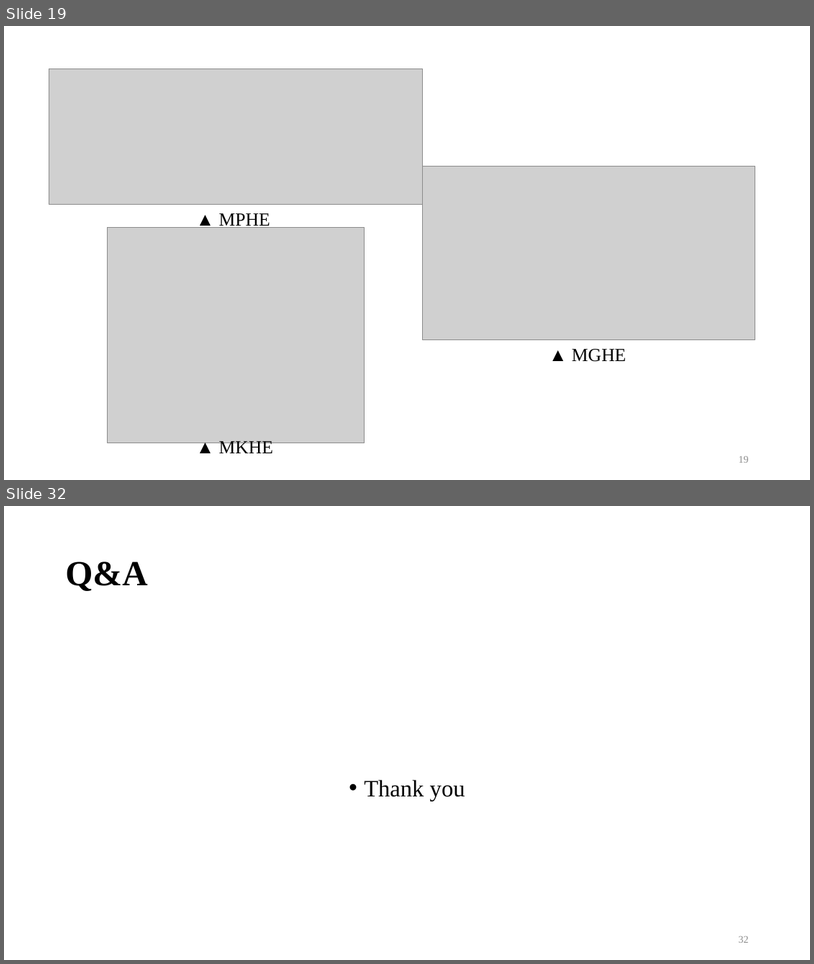
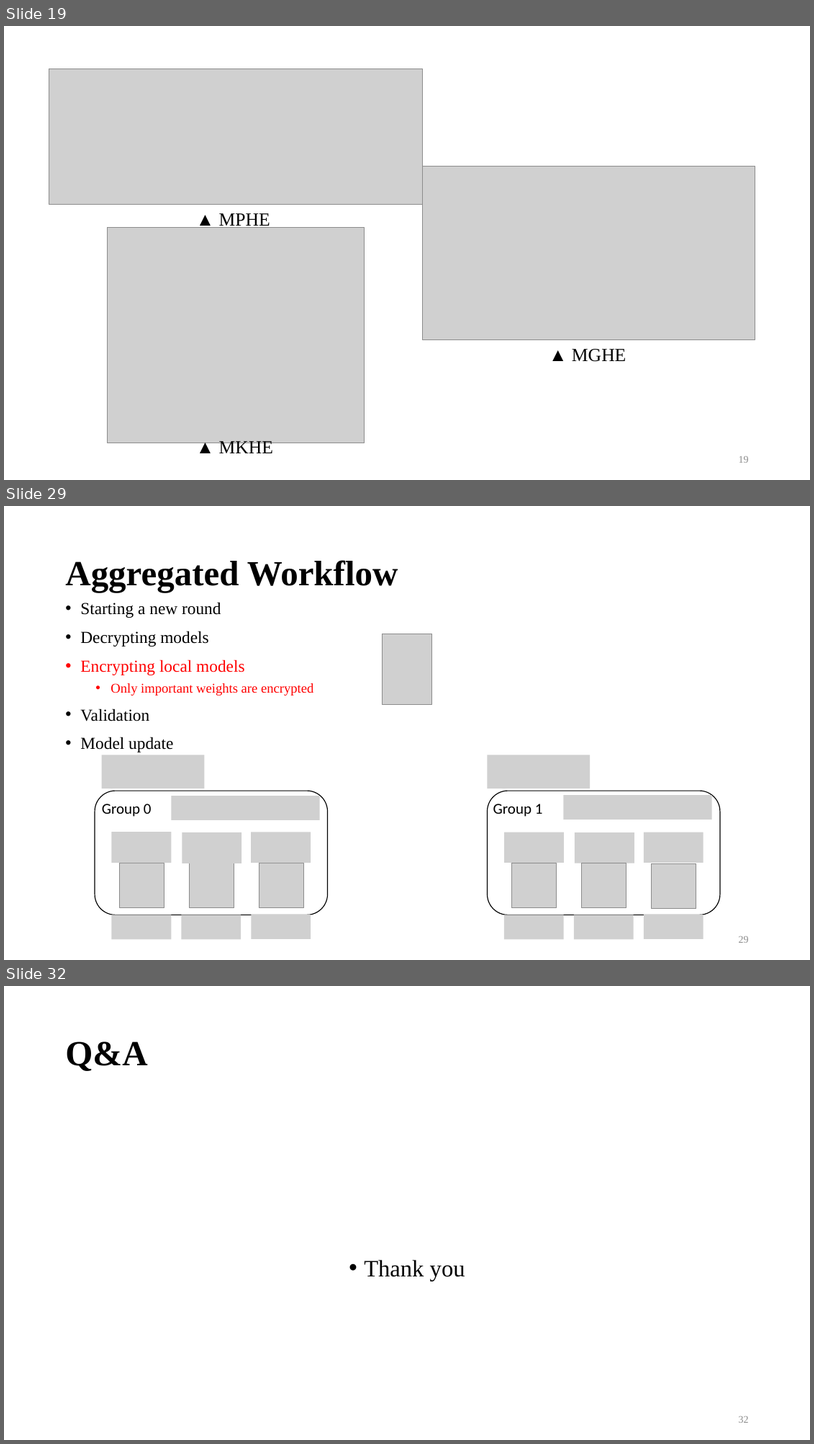
Before and after one commit to bernie6401/NTU_CNS, a slide deck: Final Project/Final Project.pptx. Shown one above the other, each under a label of ours: slides 19 and 32 before the commit, slides 19, 29 and 32 after it; the slides between them are not shown. The pictures are 814x964 and 814x1444 pixels, drawn with LibreOffice and Linux fonts; fonts in the diff are those of the drawing; grey boxes stand for pictures; background and template pictures are left out. Boxes give left, top, right and bottom in pixels: in the first picture for what was removed or moved away, otherwise in the second. Text is boxed around its words. In the diff, an @@ line names an element or a change of style, - is before the commit and + after.

```diff
--- a/Final Project/Final Project.pptx
+++ b/Final Project/Final Project.pptx
@@ slide 29 added at [4,506,810,960], background #FFFFFF @@
@@ title added at [65,560,399,592], 42 pt, text #000000, bold @@
+Aggregated Workflow
@@ text added at [80,602,314,752], 20 pt, text #000000 @@
+• Starting a new round
+• Decrypting models
+• Encrypting local models
+  • Only important weights are encrypted
+• Validation
+• Model update
@@ picture added at [382,633,432,705] @@
@@ picture added at [101,754,204,788] @@
@@ picture added at [487,754,590,788] @@
@@ rounded rectangle added at [95,790,328,914], outline #000000 1 pt @@
@@ text added at [102,803,152,816], 18 pt, text #000000 @@
+Group 0
@@ picture added at [172,795,320,820] @@
@@ rounded rectangle added at [487,790,720,914], outline #000000 1 pt @@
@@ text added at [494,803,543,816], 18 pt, text #000000 @@
+Group 1
@@ picture added at [563,795,712,819] @@
@@ picture added at [112,831,172,862] @@
@@ picture added at [183,832,242,863] @@
@@ picture added at [252,832,311,863] @@
@@ picture added at [504,832,564,862] @@
@@ picture added at [575,833,635,863] @@
@@ picture added at [644,832,704,862] @@
@@ picture added at [119,863,164,908] @@
@@ picture added at [189,863,234,908] @@
@@ picture added at [260,863,304,908] @@
@@ picture added at [512,863,557,908] @@
@@ picture added at [581,863,627,908] @@
@@ picture added at [652,864,697,908] @@
@@ picture added at [112,914,172,939] @@
@@ picture added at [181,914,241,939] @@
@@ picture added at [252,914,311,939] @@
@@ picture added at [504,914,564,939] @@
@@ picture added at [574,914,634,939] @@
@@ picture added at [644,914,704,939] @@
@@ page number added at [739,936,749,942], 12 pt, text #8C8C8C @@
+29
```
Also in this commit, not shown: 9 slides changed, 5 other slides added, 6 slides removed, 1 other file.
